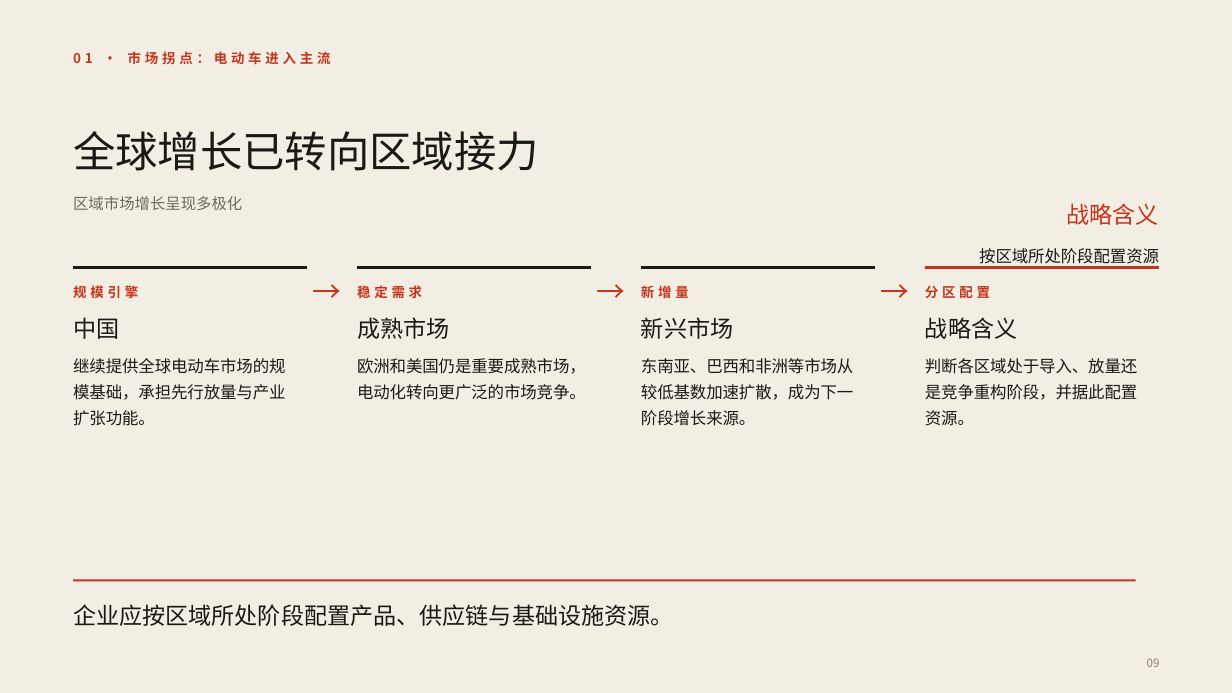
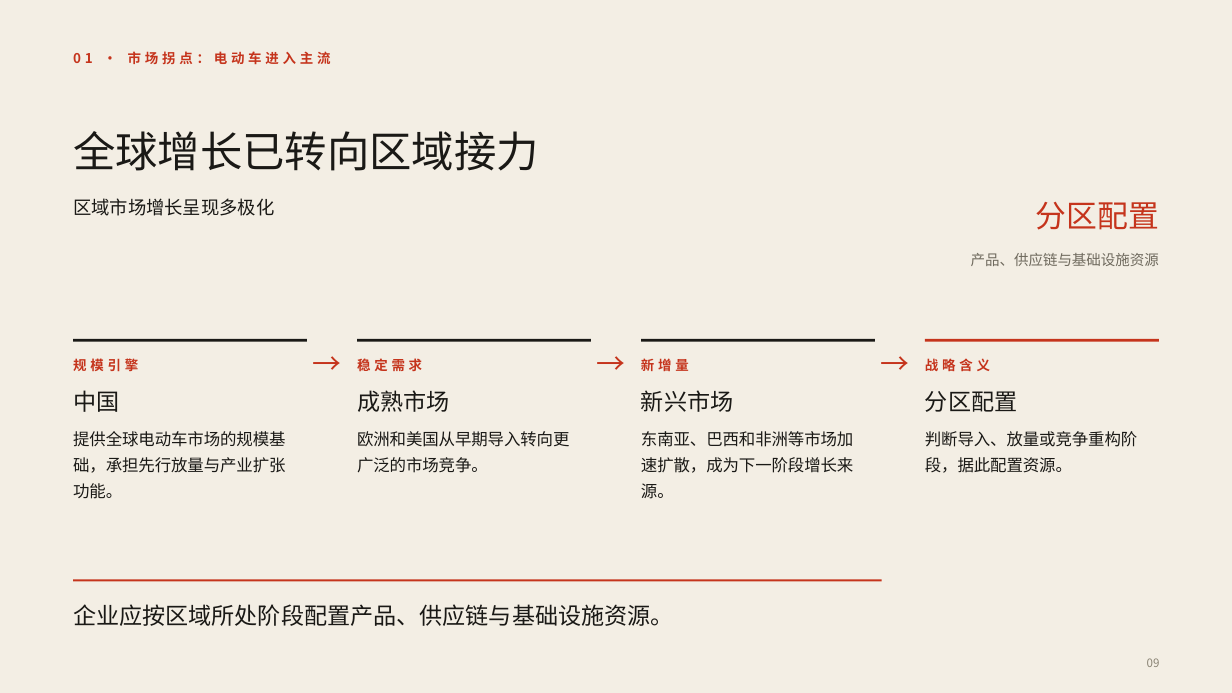
Before and after one commit to Liyilin66/ppt-agent, a slide deck: slide 9 of eval/results/scale-iea-50.pptx. Drawn at 1232x693 pixels with LibreOffice and Linux fonts; fonts in the diff are those of the drawing. Boxes give left, top, right and bottom in pixels: in the first picture for what was removed or moved away, otherwise in the second. Text is boxed around its words. In the diff, an @@ line names an element or a change of style, - is before the commit and + after.

```diff
--- a/eval/results/scale-iea-50.pptx
+++ b/eval/results/scale-iea-50.pptx
@@ text "区域市场增长呈现多极化" at box(73, 198, 274, 216): size 12 to 14.2 pt, text colour #6F6A5E to #1A1916; line spacing 19.2pt to 23.5pt @@
@@ text at box(1036, 202, 1159, 230): text changed; size 18 to 24 pt @@
-战略含义
+分区配置
@@ text at box(971, 253, 1159, 266): text changed; size 12.8 to 11.2 pt; text colour #1A1916 to #6F6A5E @@
-按区域所处阶段配置资源
+产品、供应链与基础设施资源
@@ 3 texts: place and size @@
-3 texts at box(313, 274, 1225, 309)
+3 texts at box(313, 346, 1225, 381)
@@ 6 texts, 4 rectangles: place and size @@
-6 texts, 4 rectangles at box(73, 266, 1159, 339)
+6 texts, 4 rectangles at box(73, 339, 1159, 412)
@@ text "战略含义": place and size @@
-text "战略含义" at box(925, 317, 1017, 339)
+text "战略含义" at box(925, 358, 990, 371)
@@ text "战略含义" at box(925, 358, 990, 371): size 18 to 10.5 pt, font Times New Roman to Noto Sans CJK SC, text colour #1A1916 to #C5341C, letter spacing 0 to 3 pt, bold on; line spacing 26.1pt to 14.7pt @@
@@ text "分区配置": place and size @@
-text "分区配置" at box(925, 286, 990, 298)
+text "分区配置" at box(925, 391, 1017, 412)
@@ text "分区配置" at box(925, 391, 1017, 412): size 10.5 to 18 pt, font Noto Sans CJK SC to Times New Roman, text colour #C5341C to #1A1916, letter spacing 3 to 0 pt, bold off; line spacing 14.7pt to 26.1pt @@
@@ text at box(73, 431, 285, 499): text changed @@
-继续提供全球电动车市场的规模基础，承担先行放量与产业扩张功能。
+提供全球电动车市场的规模基础，承担先行放量与产业扩张功能。
@@ text at box(357, 431, 569, 473): text changed @@
-欧洲和美国仍是重要成熟市场，电动化转向更广泛的市场竞争。
+欧洲和美国从早期导入转向更广泛的市场竞争。
@@ text at box(641, 431, 853, 499): text changed @@
-东南亚、巴西和非洲等市场从较低基数加速扩散，成为下一阶段增长来源。
+东南亚、巴西和非洲等市场加速扩散，成为下一阶段增长来源。
@@ text at box(925, 431, 1137, 473): text changed @@
-判断各区域处于导入、放量还是竞争重构阶段，并据此配置资源。
+判断导入、放量或竞争重构阶段，据此配置资源。
@@ rectangle: place and size @@
-rectangle at box(73, 579, 1136, 581)
+rectangle at box(73, 579, 882, 581)
```
Also in this commit, not shown: 24 other slides changed, 2 slides removed, 5 other files.
